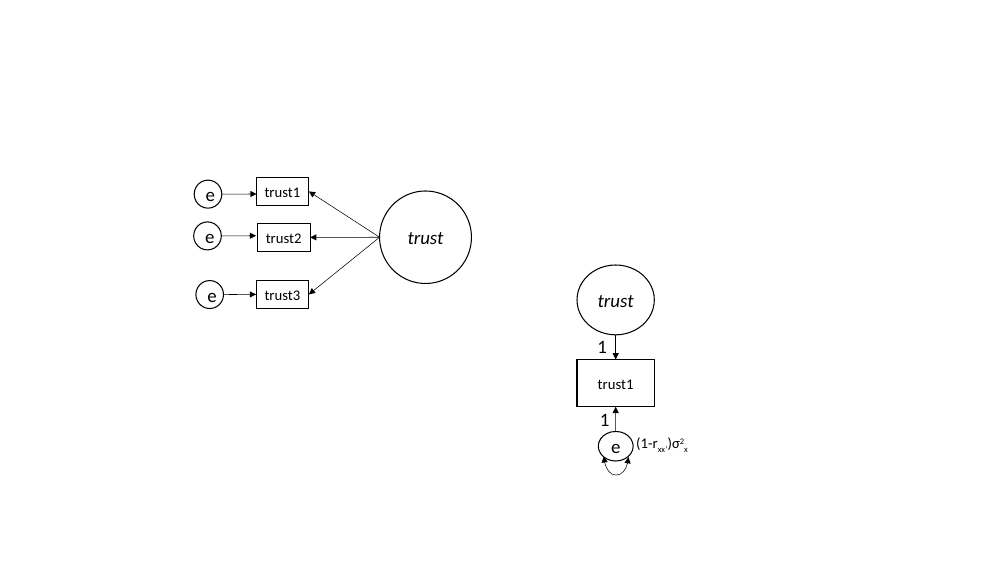
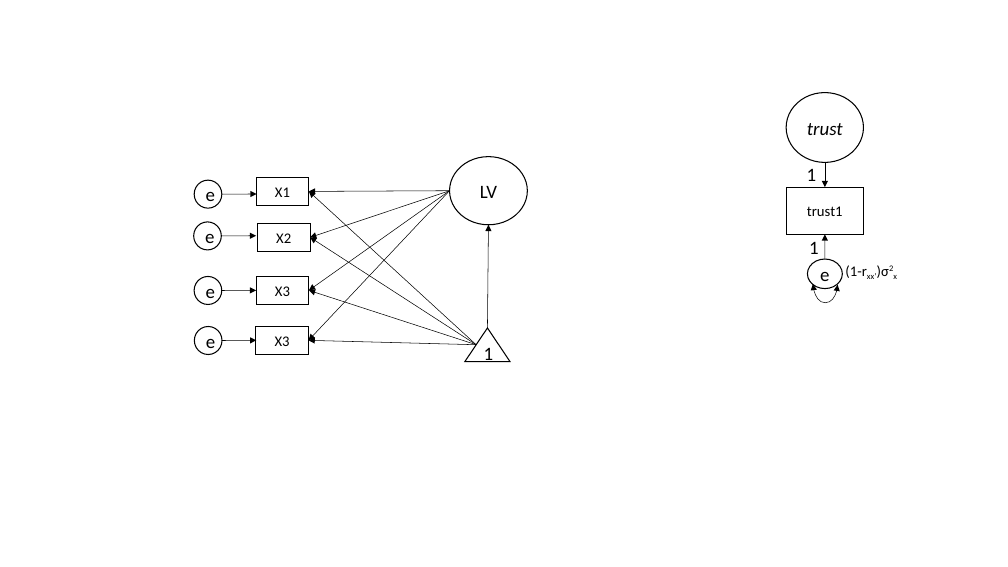
Before and after one commit to rameliaz/mg-sem-workshop, a slide deck: slide 9 of gambar.pptx. Drawn at 1008x567 pixels with LibreOffice and Linux fonts; fonts in the diff are those of the drawing. Boxes give left, top, right and bottom in pixels: in the first picture for what was removed or moved away, otherwise in the second. Text is boxed around its words. In the diff, an @@ line names an element or a change of style, - is before the commit and + after.

```diff
--- a/gambar.pptx
+++ b/gambar.pptx
@@ ellipse "LV": place and size @@
-ellipse "LV" at <box>380,191,472,284</box>
+ellipse "LV" at <box>450,157,528,225</box>
@@ 2 ellipses, 1 arrow: place and size @@
-2 ellipses, 1 arrow at <box>589,335,715,463</box>
+2 ellipses, 1 arrow at <box>799,163,925,290</box>
@@ text in rectangle at <box>275,187,290,197</box>: text changed @@
-trust1
+X1
@@ arrow moved from (380, 237) - (309, 294) to (450, 191) - (309, 290) @@
@@ arrow moved from (380, 237) - (309, 191) to (450, 191) - (309, 191) @@
@@ arrow moved from (380, 237) - (310, 237) to (450, 191) - (310, 237) @@
@@ text in ellipse at <box>480,186,497,198</box>: text changed; italic off @@
-trust
+LV
@@ text in rectangle at <box>276,233,291,243</box>: text changed @@
-trust2
+X2
@@ group added at <box>194,191,510,361</box>: 7 arrows, 1 rectangle, 1 ellipse, 1 triangle @@
+X3
+e
+1
@@ 1 ellipse, 1 arrow, 1 rectangle: place and size @@
-1 ellipse, 1 arrow, 1 rectangle at <box>196,281,309,309</box>
+1 ellipse, 1 arrow, 1 rectangle at <box>194,276,309,305</box>
@@ text in rectangle at <box>275,286,290,296</box>: text changed @@
-trust3
+X3
@@ 3 ellipses, 1 rectangle, 1 arrow, 1 curved double arrow: place and size @@
-3 ellipses, 1 rectangle, 1 arrow, 1 curved double arrow at <box>577,265,654,475</box>
+3 ellipses, 1 rectangle, 1 arrow, 1 curved double arrow at <box>786,92,864,302</box>
```
Also in this commit, not shown: 58 other files.
